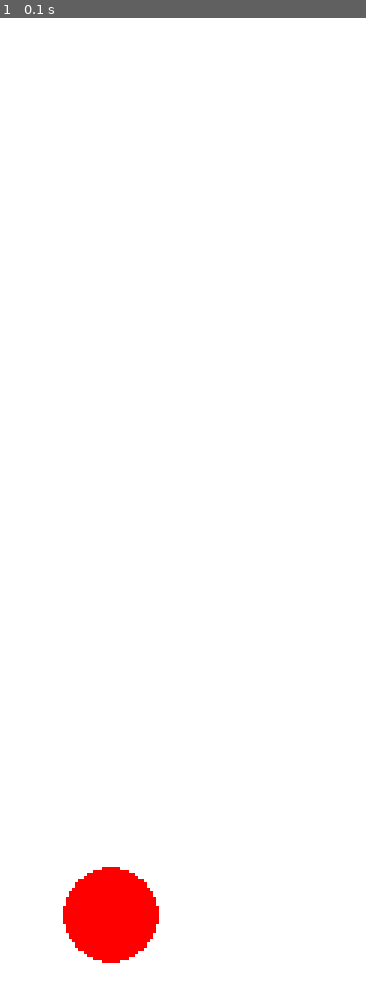
Above: before the commit, frame 1.
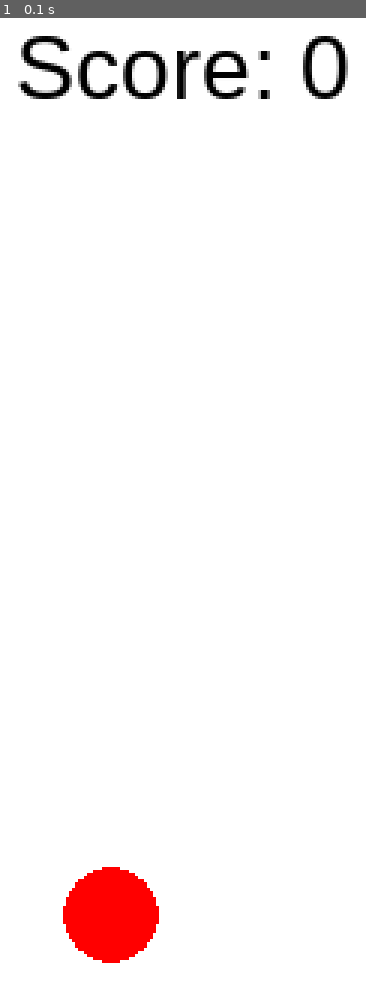
Above: after the commit, the same moment.

Repository: daliborstakic/fastclick-pygame
Game: pygame game, started from main.py
Two runs of this game, one before a commit and one after it. Both use one fixed random seed, a clock stepped at 60 frames per second and the inputs below.
Inputs:
- Up to frame 1 (0.1 s): no input

The runs differ from the first frame. In frame 1, 2.1% of the frame differs, in the area x 4-96%, y 1-9%.

Commit message:
Add score and change click condition
The score is now displayed and I changed the click condition because it wasn't really accurate. Using the hypotenuse distance I was able to get it pretty reliable.

Diff:
--- a/main.py
+++ b/main.py
@@ -4,6 +4,8 @@
 from random import randint
 """ Importing Circle class """
 from fastclick.circle import Circle
+""" Distance calculation """
+from math import dist, hypot
 
 # Initializing pygame
 pygame.init()
@@ -15,15 +17,17 @@
 WHITE = (255, 255, 255)
 BLACK = (0, 0, 0)
 
+# Font
+text_font = pygame.font.SysFont('Arial', 30)
+
 def is_clicked(pos, circle):
     """ If the mouse clicked on the circle """
     x, y = pos
 
-    # Actual x and y, not the center
-    circle_x = circle.x - circle.radius // 2
-    circle_y = circle.y - circle.radius // 2
+    # Distance to the center
+    distance = hypot(x - circle.x, y - circle.y)
 
-    if circle_x < x < circle_x + circle.radius and circle_y < y < circle_y + circle.radius:
+    if distance <= circle.radius:
         return True
 
     return False
@@ -39,12 +43,16 @@
 
     return Circle(x, y, radius)
 
-def draw(surface, circle):
+def draw(surface, circle, score):
     """ Renders the screen """
     surface.fill(WHITE)
 
     # Draws the circle
     circle.draw(surface)
+
+    # Score
+    score_text = text_font.render(f"Score: {score}", 1, BLACK)
+    surface.blit(score_text, (10, 10))
 
     pygame.display.update()
 
@@ -52,7 +60,9 @@
     """ Main function """
     run = True
 
+    # Game variables
     circle = random_circle()
+    score = 0
 
     while run:
         for event in pygame.event.get():
@@ -63,8 +73,9 @@
 
                 if is_clicked(pos, circle):
                     circle = random_circle()
+                    score += 1
 
-        draw(surface, circle)
+        draw(surface, circle, score)
 
     pygame.quit()
 
